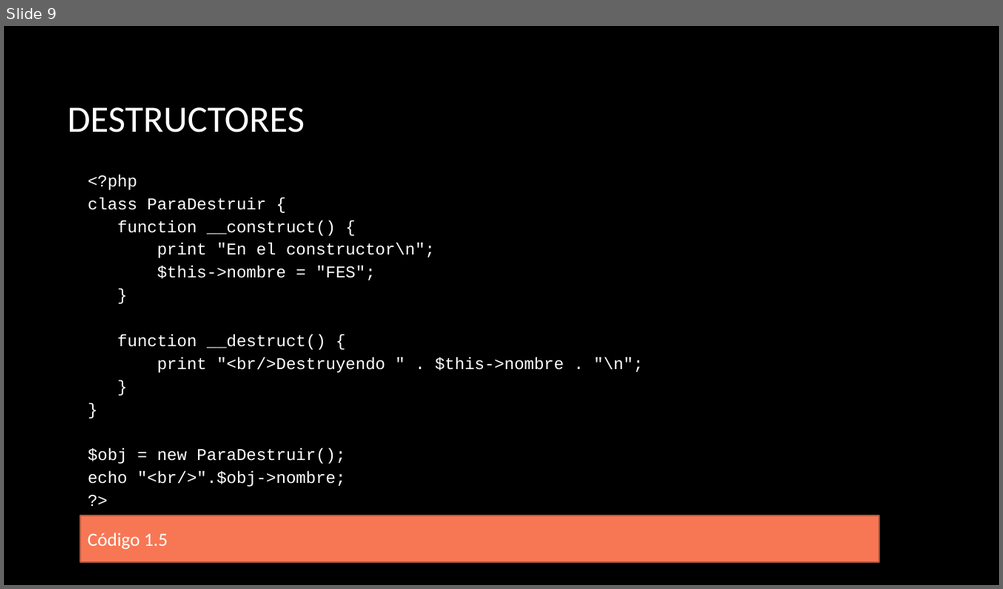
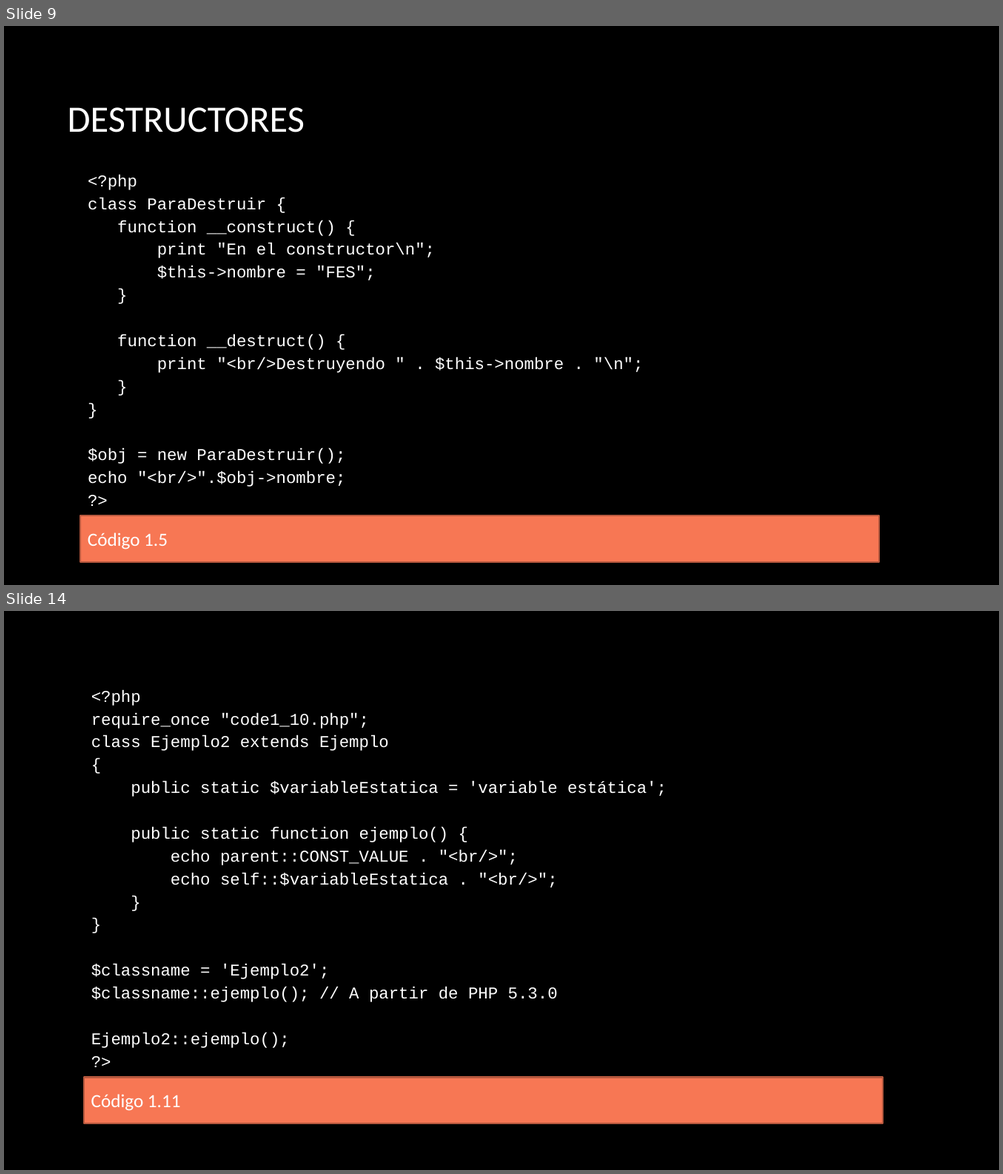
Before and after one commit to erikfer94/fromNoobToMaster, a slide deck: presentaciones/clase_3.pptx. Shown one above the other, each under a label of ours: slide 9 before the commit, slides 9 and 14 after it; the slides between them are not shown. The pictures are 1003x589 and 1003x1174 pixels, drawn with LibreOffice and Linux fonts; fonts in the diff are those of the drawing; background and template pictures are left out. Boxes give left, top, right and bottom in pixels: in the first picture for what was removed or moved away, otherwise in the second. Text is boxed around its words. In the diff, an @@ line names an element or a change of style, - is before the commit and + after.

```diff
--- a/presentaciones/clase_3.pptx
+++ b/presentaciones/clase_3.pptx
@@ slide 14 added at (4, 611, 999, 1170), background picture (left out) @@
@@ rectangle added at (84, 679, 883, 1078), fill #000000, 16 pt, text #FFFFFF @@
+<?php
+require_once "code1_10.php";
+class Ejemplo2 extends Ejemplo
+{
+public static $variableEstatica = 'variable estática';
+public static function ejemplo() {
+echo parent::CONST_VALUE . "<br/>";
+echo self::$variableEstatica . "<br/>";
+}
+}
+$classname = 'Ejemplo2';
+$classname::ejemplo(); // A partir de PHP 5.3.0
+Ejemplo2::ejemplo();
+?>
@@ rectangle added at (84, 1078, 883, 1125), fill #F77754, outline #B7583E 1.5 pt, 18 pt, text #FFFFFF @@
+Código 1.11
```
Also in this commit, not shown: 20 other slides added, 17 other files.
